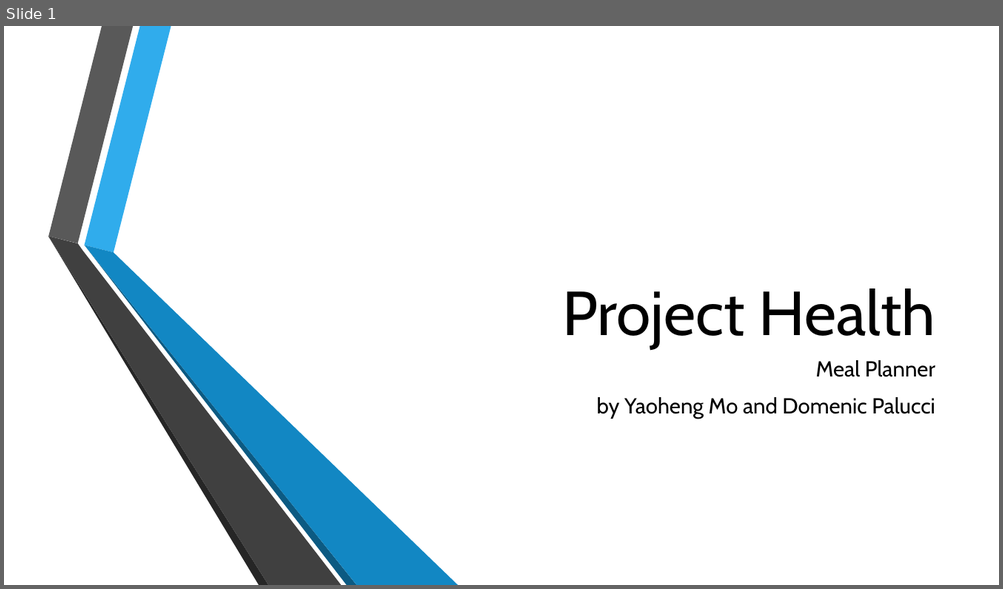
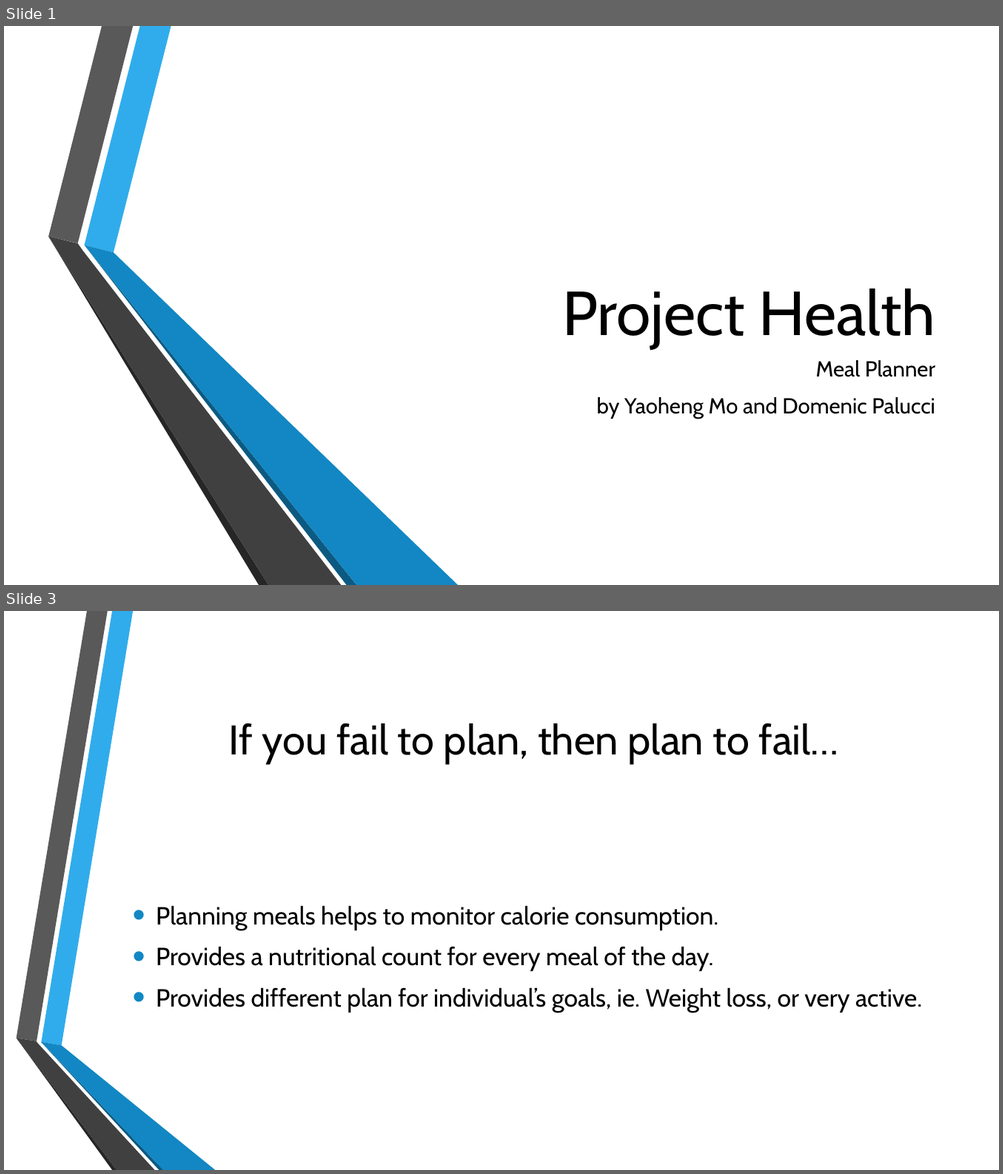
Before and after one commit to dpalucci/ProjectHealth, a slide deck: ProjectHealthPPT.pptx. Shown one above the other, each under a label of ours: slide 1 before the commit, slides 1 and 3 after it; the slides between them are not shown. The pictures are 1003x589 and 1003x1174 pixels, drawn with LibreOffice and Linux fonts; fonts in the diff are those of the drawing; background and template pictures are left out. Boxes give left, top, right and bottom in pixels: in the first picture for what was removed or moved away, otherwise in the second. Text is boxed around its words. In the diff, an @@ line names an element or a change of style, - is before the commit and + after.

```diff
--- a/ProjectHealthPPT.pptx
+++ b/ProjectHealthPPT.pptx
@@ slide 3 added at [4,611,999,1170], background picture (left out) @@
@@ title added at [229,723,839,764], 40 pt, text #000000 @@
+If you fail to plan, then plan to fail…
@@ text added at [156,906,922,1013], 24 pt, text #000000 @@
+• Planning meals helps to monitor calorie consumption.
+• Provides a nutritional count for every meal of the day.
+• Provides different plan for individual’s goals, ie. Weight loss, or very active.
@@ group added at [16,611,215,1170]: 6 freeform shapes @@
```
Also in this commit, not shown: 2 other slides added, 1 slide removed, 12 other files.
